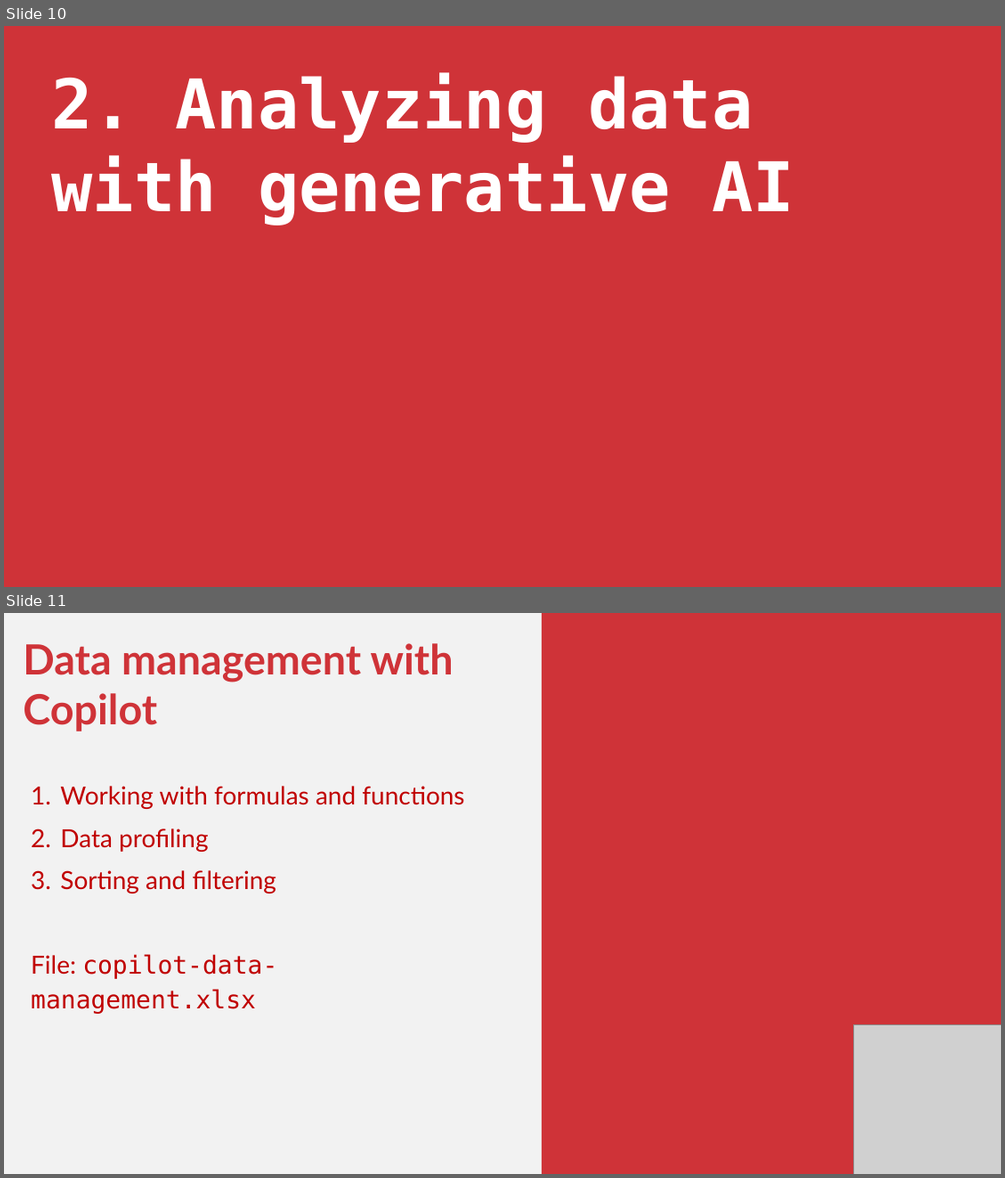
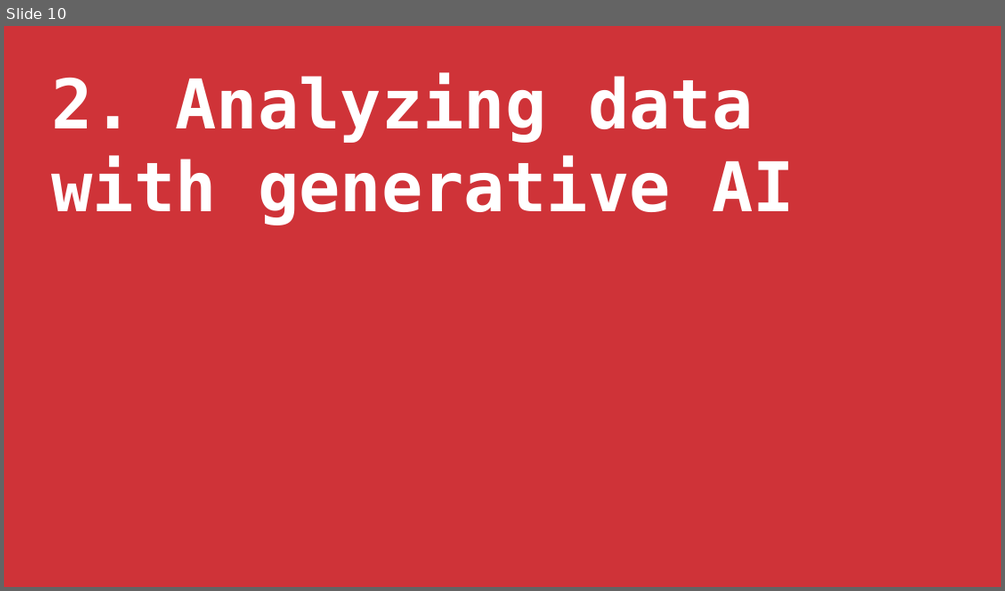
Before and after one commit to stringfestdata/enhancing-excel-free-generative-ai-tools, a slide deck: enhancing-excel-free-generative-ai.pptx. Shown one above the other, each under a label of ours: slides 10 and 11 before the commit, slide 10 after it. The pictures are 1005x1178 and 1005x591 pixels, drawn with LibreOffice and Linux fonts; fonts in the diff are those of the drawing; grey boxes stand for pictures. Boxes give left, top, right and bottom in pixels: in the first picture for what was removed or moved away, otherwise in the second. Text is boxed around its words. In the diff, an @@ line names an element or a change of style, - is before the commit and + after.

```diff
--- a/enhancing-excel-free-generative-ai.pptx
+++ b/enhancing-excel-free-generative-ai.pptx
@@ slide 11 removed at <box>4,613,1001,1174</box>, background #F2F2F2 @@
@@ rectangle removed at <box>542,613,1001,1174</box> @@
@@ text removed at <box>23,643,464,1013</box> @@
-Data management with Copilot
-1. Working with formulas and functions
-2. Data profiling
-3. Sorting and filtering
-File: copilot-data-management.xlsx
@@ picture removed at <box>853,1024,1001,1174</box> @@
```
Also in this commit, not shown: 3 slides changed, 10 slides added, 1 other slide removed, 1 other file.
